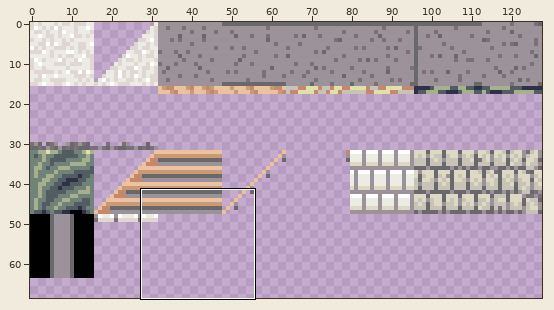
A pixel-art file gets an edit: Tilesets/building.aseprite. Above, an overview of the earlier version with the close-up marked.
Close-up. The starting point:
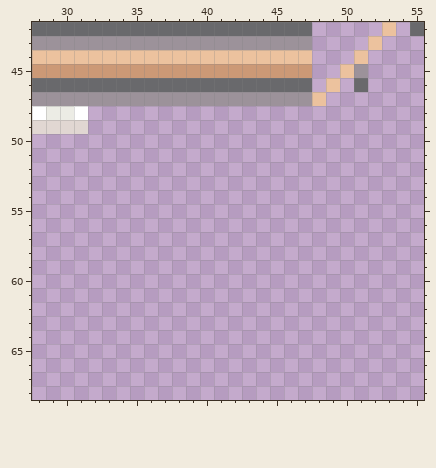
128x128 pixels, 1 frame. Shown: x 28..55, y 42..68. The wide view leaves out empty margins.
After the commit:
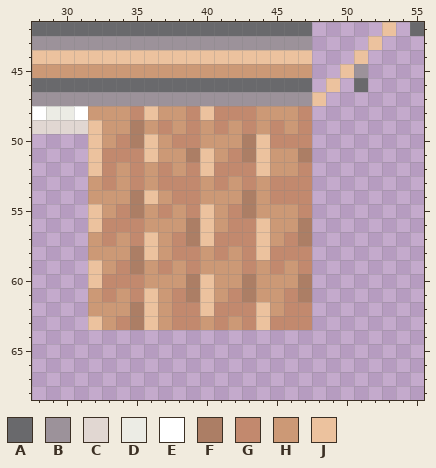
Palette (. is transparent): A #69696c  B #9c929a  C #e1d7d2  D #ecece5  E #ffffff  F #ac7e65  G #c2896e  H #cc9976  J #ecc29e
The edit:
The author put colour F in row 49 at x 35; in row 50 at x 35 and 43; in row 51 at x 39, 43 and 47; in rows 54 to 55 at x 35 and 43; in rows 56 to 57 at x 39 and 47; in rows 58 to 59 at x 35.
The author put colour F in rows 60 to 61 at x 39, 43 and 47; in rows 62 to 63 at x 35.
The author put colour G in row 48 at x 35, 39, 41 to 43 and 47; in row 49 at x 37, 39, 41, 43, 45 and 47; in row 50 at x 34, 38 to 39 and 45 to 47; in row 51 at x 33 to 35 and 42; in row 52 at x 33, 35, 37, 39, 41 to 43 and 47; in row 53 at x 33, 35, 37 to 39, 41, 43 and 45 to 47.
The author put colour G in row 54 at x 38 to 39 and 45 to 47; in row 55 at x 34, 37, 39, 42 and 47; in row 56 at x 33 to 35 and 42 to 43; in row 57 at x 33, 35, 38, 41 to 43 and 46; in row 58 at x 38 to 39, 41, 43 and 45 to 47; in row 59 at x 34, 37, 39, 43, 45 and 47.
The author put colour G in row 60 at x 33 to 35; in row 61 at x 33, 35, 38, 42 and 46; in row 62 at x 38 to 39, 41 to 43 and 46 to 47; in row 63 at x 34, 38 to 39, 41, 43 and 45 to 47.
The author put colour H in row 48 at x 32 to 34, 37 to 38 and 44 to 46; in row 49 at x 33 to 34, 36, 38, 40, 42, 44 and 46; in row 50 at x 33, 37 and 40 to 42; in row 51 at x 37 to 38, 41 and 45 to 46; in row 52 at x 34, 36, 38 and 45 to 46; in row 53 at x 32, 34, 36, 40, 42 and 44.
The author put colour H in row 54 at x 32 to 34, 37, 40 to 42 and 44; in row 55 at x 33, 36, 38, 41 and 44 to 46; in row 56 at x 36 to 38, 41 and 45 to 46; in row 57 at x 32, 34, 37 and 45; in row 58 at x 32 to 34, 37, 40 and 42; in row 59 at x 33, 36, 38, 40 to 42, 44 and 46.
The author put colour H in row 60 at x 36 to 38, 41 to 42 and 44 to 46; in row 61 at x 32, 34, 37, 41 and 44 to 45; in row 62 at x 32 to 34, 37 and 45; in row 63 at x 33, 37, 40 and 42.
The author put colour J in row 48 at x 36 and 40; in row 49 at x 32; in row 50 at x 32, 36 and 44; in row 51 at x 32, 36, 40 and 44; in row 52 at x 32, 40 and 44; in row 54 at x 36.
The author put colour J in row 55 at x 32 and 40; in row 56 at x 32, 40 and 44; in row 57 at x 36, 40 and 44; in row 58 at x 36 and 44; in row 59 at x 32; in row 60 at x 32 and 40.
The author put colour J in row 61 at x 36 and 40; in row 62 at x 36, 40 and 44; in row 63 at x 32, 36 and 44.
